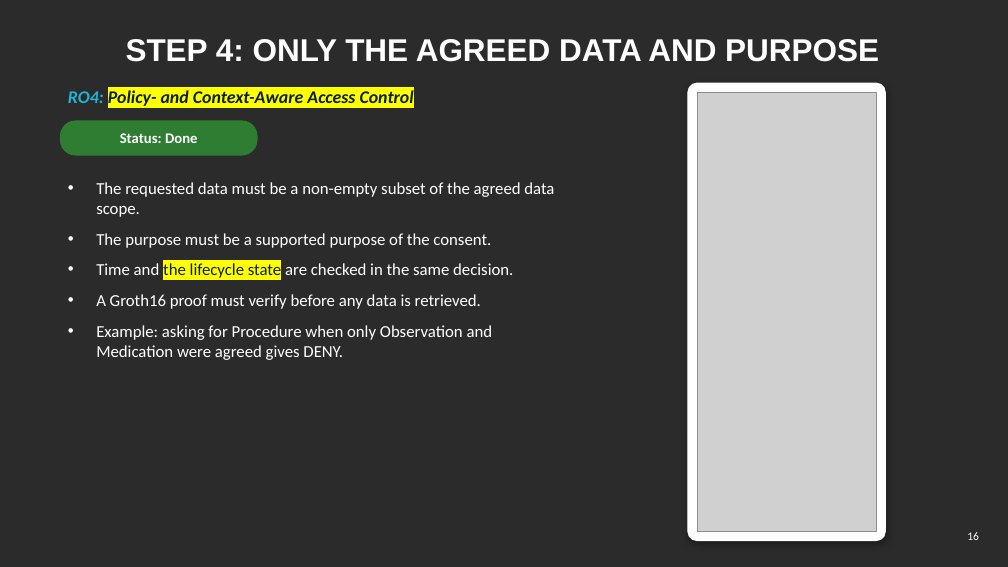
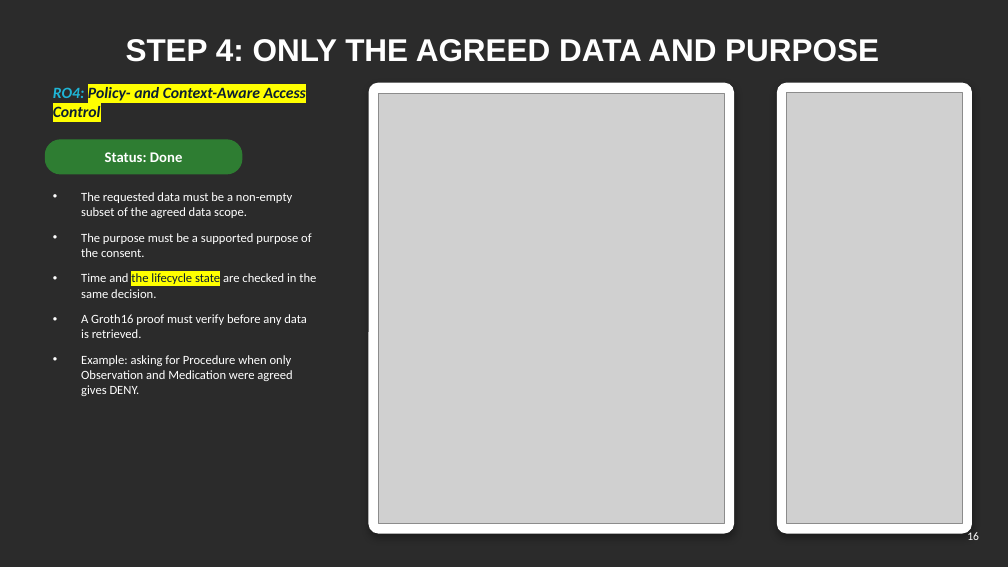
Before and after one commit to yasir12345678900/HealthRWA-Sepolia-Personal-try, a slide deck: slide 16 of docs/Yasir_Candidature_Reassessment_Slides_Simple_YELLOW_changes.pptx. Drawn at 1008x567 pixels with LibreOffice and Linux fonts; fonts in the diff are those of the drawing; grey boxes stand for pictures; background and template pictures are left out; a plain dark background stands for a picture behind light text. Boxes give left, top, right and bottom in pixels: in the first picture for what was removed or moved away, otherwise in the second. Text is boxed around its words. In the diff, an @@ line names an element or a change of style, - is before the commit and + after.

```diff
--- a/docs/Yasir_Candidature_Reassessment_Slides_Simple_YELLOW_changes.pptx
+++ b/docs/Yasir_Candidature_Reassessment_Slides_Simple_YELLOW_changes.pptx
@@ text "RO4: Policy- and Context-Aware Access ..." moved from (x1=68, y1=90, x2=414, y2=109) to (x1=53, y1=87, x2=306, y2=117) @@
@@ text "RO4: Policy- and Context-Aware Access ..." at (x1=53, y1=87, x2=306, y2=117): size 17 to 15 pt; vertical alignment middle to top @@
@@ rounded rectangle added at (x1=369, y1=83, x2=734, y2=533), fill #FFFFFF, outline #FFFFFF 1 pt @@
@@ rounded rectangle resized from (x1=688, y1=83, x2=885, y2=541) to (x1=777, y1=83, x2=972, y2=533) @@
@@ rounded rectangle at (x1=777, y1=83, x2=972, y2=533): proportions changed @@
@@ picture added at (x1=378, y1=93, x2=724, y2=523) @@
@@ picture resized from (x1=697, y1=92, x2=876, y2=532) to (x1=786, y1=92, x2=963, y2=524) @@
@@ text "Status: Done" moved from (x1=120, y1=133, x2=197, y2=143) to (x1=105, y1=152, x2=182, y2=162) @@
@@ rounded rectangle moved from (x1=60, y1=121, x2=257, y2=155) to (x1=45, y1=140, x2=242, y2=174) @@
@@ text "The requested data must be ..." moved from (x1=96, y1=182, x2=554, y2=360) to (x1=81, y1=192, x2=316, y2=396) @@
@@ text "The requested data must be ..." at (x1=81, y1=192, x2=316, y2=396): size 16 to 12 pt @@
```
Also in this commit, not shown: 5 other slides changed, 3 other files.
